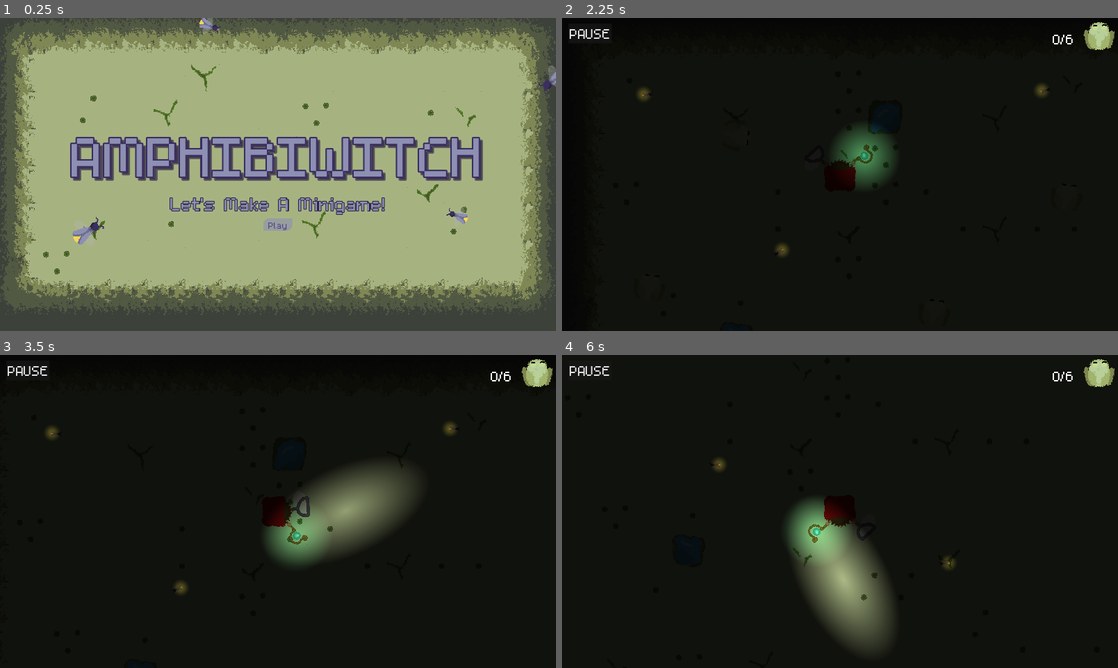
Above: before the commit, frames 1-4 (two rows, left to right).
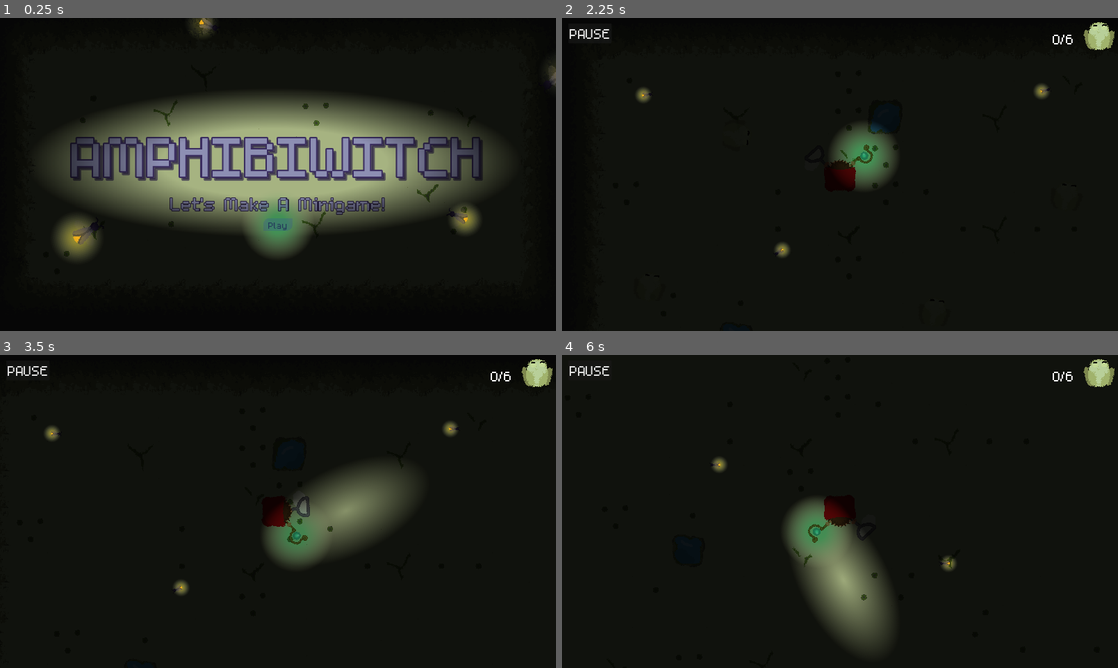
Above: after the commit, the same moments.

Repository: Splashy-Inc/amphibiwitch
Game: Godot game, scene res://SCENES/screen_manager.tscn
Same seed, same stepped clock (60 frames per second), same inputs: the game is played once before the commit and once after it. The engine's default icon, where the game draws it, is replaced by a stand-in: a white triangle on a blue panel in a dark square. Sound files missing from this copy of the repository are replaced by a short silence.
Inputs (mouse positions are in pixels of both pictures, inside the frame that each line leads up to):
- Up to frame 1 (0.25 s): no input
- Up to frame 2 (2.25 s): click "Play" at 0.5 s; click "PAUSE" at 1.25 s; click "Restart" at 2 s
- Up to frame 3 (3.5 s): tap Enter at 2.75 s; move the mouse to (400, 495) at 2.77 s; hold D (right) from 2.78 s (still down); hold Right mouse button (light) from 2.78 s (still down); click (400, 495) at 2.92 s
- Up to frame 4 (6 s): move the mouse to (728, 527) at 3.52 s; release D (right) at 3.53 s; release Right mouse button (light) at 3.53 s; hold S (down) 3.53-4.28 s; right-click (728, 527) at 3.6 s; move the mouse to (895, 442) at 4.27 s; press the mouse at (895, 442) at 4.28 s; hold D (right) 4.28-5.03 s; right-click (895, 442) at 4.55 s; move the mouse to (812, 574) at 5.02 s; release the mouse at (812, 574) at 5.03 s; hold W (up) 5.03-5.78 s; right-click (812, 574) at 5.1 s; click (812, 574) at 5.17 s; move the mouse to (1006, 558) at 5.77 s; hold A (left) from 5.78 s (still down); hold Right mouse button (light) from 5.78 s (still down)

The runs differ from the first frame. In frame 1, 90% of the frame differs, in the area x 0-100%, y 0-100%; in frame 2, 0.2%; in frame 3, 0.6%; in frame 4, 0.7%.

Commit message:
Change all lighting effects to use sprites
Since this prototype doesn't really need actual light2d nodes, decided to redo them as sprites with shaders to allow for better performance on mobile

Diff:
--- a/SCENES/GUI/main_menu.tscn
+++ b/SCENES/GUI/main_menu.tscn
@@ -1,10 +1,13 @@
-[gd_scene load_steps=7 format=3 uid="uid://k7ghjsy8g1k0"]
+[gd_scene load_steps=16 format=3 uid="uid://k7ghjsy8g1k0"]
 
 [ext_resource type="Script" path="res://SCRIPTS/main_menu.gd" id="1_vkagb"]
 [ext_resource type="StyleBox" uid="uid://1mss4twkxib3" path="res://button_box.tres" id="2_y3ir5"]
 [ext_resource type="FontFile" uid="uid://di1ynwh6doxnf" path="res://ASSETS/Font/m5x7.ttf" id="3_mnfv6"]
 [ext_resource type="PackedScene" uid="uid://b7600w3ihvnlg" path="res://SCENES/MainMenu_tilemap_background.tscn" id="3_npyma"]
 [ext_resource type="PackedScene" uid="uid://dtrxpwxa5y3r" path="res://SCENES/firefly.tscn" id="5_wju8h"]
+[ext_resource type="Texture2D" uid="uid://w1hpwnxyhxto" path="res://SCENES/passive_light.tres" id="6_3lo0l"]
+[ext_resource type="Shader" path="res://light.gdshader" id="6_4j71s"]
+[ext_resource type="Shader" path="res://world_light.gdshader" id="7_08fn7"]
 
 [sub_resource type="LabelSettings" id="LabelSettings_nqa2c"]
 font = ExtResource("3_mnfv6")
@@ -15,6 +18,33 @@
 shadow_size = 20
 shadow_color = Color(0.172549, 0.133333, 0.278431, 0.643137)
 shadow_offset = Vector2(10, 10)
+
+[sub_resource type="ShaderMaterial" id="ShaderMaterial_31ixc"]
+shader = ExtResource("6_4j71s")
+shader_parameter/modulate = 1.0
+
+[sub_resource type="ShaderMaterial" id="ShaderMaterial_8lnph"]
+shader = ExtResource("6_4j71s")
+shader_parameter/modulate = 1.0
+
+[sub_resource type="Gradient" id="Gradient_xlx5v"]
+offsets = PackedFloat32Array(0.457143, 1)
+colors = PackedColorArray(1, 1, 1, 1, 1, 1, 1, 0)
+
+[sub_resource type="GradientTexture2D" id="GradientTexture2D_uyl3k"]
+gradient = SubResource("Gradient_xlx5v")
+width = 256
+height = 512
+fill = 1
+fill_from = Vector2(0.521368, 0.405983)
+fill_to = Vector2(0.487179, 0)
+
+[sub_resource type="ShaderMaterial" id="ShaderMaterial_5l7l8"]
+shader = ExtResource("7_08fn7")
+shader_parameter/world_light_color = Color(0, 0, 0, 1)
+
+[sub_resource type="PlaceholderTexture2D" id="PlaceholderTexture2D_nwgo6"]
+size = Vector2(5000, 4000)
 
 [node name="MainMenu" type="Control"]
 custom_minimum_size = Vector2(640, 360)
@@ -65,6 +95,12 @@
 theme_override_font_sizes/font_size = 50
 theme_override_styles/normal = ExtResource("2_y3ir5")
 text = "Play"
+
+[node name="PassiveLightSprite" type="Sprite2D" parent="MenuContent/MenuButtons/PlayButton"]
+z_index = 12
+material = SubResource("ShaderMaterial_31ixc")
+position = Vector2(50, 21)
+texture = ExtResource("6_3lo0l")
 
 [node name="ControlsButton" type="Button" parent="MenuContent/MenuButtons"]
 visible = false
@@ -119,6 +155,20 @@
 rotation = -1.69297
 scale = Vector2(1, 1)
 
+[node name="ActiveLightSprite" type="Sprite2D" parent="MenuContent"]
+z_index = 11
+material = SubResource("ShaderMaterial_8lnph")
+position = Vector2(748, 513)
+rotation = 1.5708
+scale = Vector2(-2.47459, 4.11177)
+texture = SubResource("GradientTexture2D_uyl3k")
+
+[node name="WorldLightSprite" type="Sprite2D" parent="."]
+z_index = 10
+material = SubResource("ShaderMaterial_5l7l8")
+position = Vector2(1352, 1227)
+texture = SubResource("PlaceholderTexture2D_nwgo6")
+
 [connection signal="pressed" from="MenuContent/MenuButtons/PlayButton" to="." method="_on_play_button_pressed"]
 [connection signal="pressed" from="MenuContent/MenuButtons/ControlsButton" to="." method="_on_controls_button_pressed"]
 [connection signal="pressed" from="MenuContent/MenuButtons/QuitButton" to="." method="_on_quit_button_pressed"]
--- a/SCENES/firefly.tscn
+++ b/SCENES/firefly.tscn
@@ -1,7 +1,9 @@
-[gd_scene load_steps=12 format=3 uid="uid://dtrxpwxa5y3r"]
+[gd_scene load_steps=13 format=3 uid="uid://dtrxpwxa5y3r"]
 
 [ext_resource type="Script" path="res://SCRIPTS/firefly.gd" id="1_5j5rq"]
 [ext_resource type="Texture2D" uid="uid://beb2ya8fefyvb" path="res://ASSETS/Art/firefly.png" id="1_bpeie"]
+[ext_resource type="Texture2D" uid="uid://kpubr7xupcwj" path="res://SCENES/firefly_light_texture.tres" id="3_qcv6b"]
+[ext_resource type="Shader" path="res://light.gdshader" id="4_wffx1"]
 
 [sub_resource type="AtlasTexture" id="AtlasTexture_rfwnd"]
 atlas = ExtResource("1_bpeie")
@@ -25,17 +27,9 @@
 "speed": 8.0
 }]
 
-[sub_resource type="Gradient" id="Gradient_axqho"]
-interpolation_mode = 2
-colors = PackedColorArray(1, 1, 1, 1, 0, 0, 0, 1)
-
-[sub_resource type="GradientTexture2D" id="GradientTexture2D_rrrod"]
-gradient = SubResource("Gradient_axqho")
-width = 128
-height = 128
-fill = 1
-fill_from = Vector2(0.5, 0.5)
-fill_to = Vector2(1, 0.5)
+[sub_resource type="ShaderMaterial" id="ShaderMaterial_xk4u7"]
+shader = ExtResource("4_wffx1")
+shader_parameter/modulate = 1.0
 
 [sub_resource type="CircleShape2D" id="CircleShape2D_1ii0q"]
 radius = 48.0
@@ -85,8 +79,7 @@
 script = ExtResource("1_5j5rq")
 
 [node name="Node2D" type="Node2D" parent="."]
-position = Vector2(112.093, -56.0465)
-rotation = 1.14327
+rotation = 0.466003
 
 [node name="AnimatedSprite2D" type="AnimatedSprite2D" parent="Node2D"]
 sprite_frames = SubResource("SpriteFrames_dg7is")
@@ -94,10 +87,17 @@
 frame_progress = 0.598393
 
 [node name="PointLight2D" type="PointLight2D" parent="Node2D"]
+visible = false
 position = Vector2(0, 29)
 color = Color(0.980392, 0.835294, 0.329412, 1)
 energy = 0.5
-texture = SubResource("GradientTexture2D_rrrod")
+texture = ExtResource("3_qcv6b")
+
+[node name="Sprite2D" type="Sprite2D" parent="Node2D"]
+z_index = 11
+material = SubResource("ShaderMaterial_xk4u7")
+position = Vector2(0, 29)
+texture = ExtResource("3_qcv6b")
 
 [node name="Area2D" type="Area2D" parent="Node2D"]
 position = Vector2(0, 29)
--- /dev/null
+++ b/SCENES/firefly_light_texture.tres
@@ -0,0 +1,13 @@
+[gd_resource type="GradientTexture2D" load_steps=2 format=3 uid="uid://kpubr7xupcwj"]
+
+[sub_resource type="Gradient" id="Gradient_axqho"]
+interpolation_mode = 2
+colors = PackedColorArray(0.980392, 0.835294, 0.329412, 1, 1, 1, 1, 0)
+
+[resource]
+gradient = SubResource("Gradient_axqho")
+width = 128
+height = 128
+fill = 1
+fill_from = Vector2(0.5, 0.5)
+fill_to = Vector2(1, 0.5)
--- /dev/null
+++ b/SCENES/passive_light.tres
@@ -0,0 +1,13 @@
+[gd_resource type="GradientTexture2D" load_steps=2 format=3 uid="uid://w1hpwnxyhxto"]
+
+[sub_resource type="Gradient" id="Gradient_5jo1n"]
+offsets = PackedFloat32Array(0.235714, 1)
+colors = PackedColorArray(0.403922, 0.807843, 0.654902, 1, 1, 1, 1, 0)
+
+[resource]
+gradient = SubResource("Gradient_5jo1n")
+width = 256
+height = 256
+fill = 1
+fill_from = Vector2(0.5, 0.5)
+fill_to = Vector2(0, 0.5)
--- a/SCENES/playground.tscn
+++ b/SCENES/playground.tscn
@@ -1,21 +1,36 @@
-[gd_scene load_steps=8 format=3 uid="uid://dhvgc0glasyim"]
+[gd_scene load_steps=12 format=3 uid="uid://dhvgc0glasyim"]
 
 [ext_resource type="Script" path="res://SCRIPTS/playground.gd" id="1_5e8d0"]
 [ext_resource type="PackedScene" uid="uid://b3pegdwcapkhe" path="res://SCENES/tilemap_background.tscn" id="2_fetls"]
+[ext_resource type="Shader" path="res://world_light.gdshader" id="2_k1kh8"]
 [ext_resource type="PackedScene" uid="uid://do6vv53psm4aw" path="res://SCENES/player.tscn" id="3_7v63e"]
 [ext_resource type="PackedScene" uid="uid://ctedc5thhssj2" path="res://SCENES/frog.tscn" id="4_vxm8d"]
 [ext_resource type="PackedScene" uid="uid://dtrxpwxa5y3r" path="res://SCENES/firefly.tscn" id="5_svg8i"]
 [ext_resource type="PackedScene" uid="uid://b77mh17y84d50" path="res://SCENES/GUI/mobile_controls.tscn" id="7_uhrci"]
 [ext_resource type="PackedScene" uid="uid://bvp1lppkqj5qi" path="res://SCENES/GUI/level_ui.tscn" id="8_y8n3e"]
 
+[sub_resource type="ShaderMaterial" id="ShaderMaterial_mwxo7"]
+shader = ExtResource("2_k1kh8")
+shader_parameter/world_light_color = Color(0, 0, 0, 0.901961)
+
+[sub_resource type="ShaderMaterial" id="ShaderMaterial_kkt2g"]
+shader = ExtResource("2_k1kh8")
+shader_parameter/world_light_color = Color(0, 0, 0, 1)
+
+[sub_resource type="PlaceholderTexture2D" id="PlaceholderTexture2D_ikir6"]
+size = Vector2(5000, 4000)
+
 [node name="Playground" type="Node" node_paths=PackedStringArray("mobile_controls")]
 script = ExtResource("1_5e8d0")
 mobile_controls = NodePath("MobileControls")
 
 [node name="WorldModulate" type="CanvasModulate" parent="."]
-color = Color(0, 0, 0, 1)
+visible = false
+z_index = 100
+material = SubResource("ShaderMaterial_mwxo7")
 
 [node name="WorldLight" type="DirectionalLight2D" parent="."]
+visible = false
 energy = 0.1
 
 [node name="TileMapBackground" parent="." instance=ExtResource("2_fetls")]
@@ -102,4 +117,8 @@
 
 [node name="LevelUI" parent="." instance=ExtResource("8_y8n3e")]
 
-[node name="Node2D" type="Node2D" parent="."]
+[node name="WorldLightSprite" type="Sprite2D" parent="."]
+z_index = 10
+material = SubResource("ShaderMaterial_kkt2g")
+position = Vector2(1352, 1227)
+texture = SubResource("PlaceholderTexture2D_ikir6")
--- a/SCENES/staff.tscn
+++ b/SCENES/staff.tscn
@@ -1,9 +1,11 @@
-[gd_scene load_steps=12 format=4 uid="uid://vgklta6kvogj"]
+[gd_scene load_steps=14 format=4 uid="uid://vgklta6kvogj"]
 
 [ext_resource type="Script" path="res://SCRIPTS/staff.gd" id="1_l6354"]
 [ext_resource type="Texture2D" uid="uid://b4n6irf1jephl" path="res://icon.svg" id="1_qdlpt"]
 [ext_resource type="Texture2D" uid="uid://chame0653mo4c" path="res://ASSETS/Art/staff.png" id="1_sswp8"]
 [ext_resource type="Texture2D" uid="uid://d0ndhw46d2s4r" path="res://SCENES/active_light_texture.tres" id="4_360uc"]
+[ext_resource type="Texture2D" uid="uid://w1hpwnxyhxto" path="res://SCENES/passive_light.tres" id="4_ggqr7"]
+[ext_resource type="Shader" path="res://light.gdshader" id="5_6bqmo"]
 [ext_resource type="AudioStream" uid="uid://b5fep0qqjvstp" path="res://ASSETS/Audio/staff_active.ogg" id="5_h5ium"]
 
 [sub_resource type="TileSetAtlasSource" id="TileSetAtlasSource_y5hcc"]
@@ -76,22 +78,19 @@
 [sub_resource type="TileSet" id="TileSet_3jiyq"]
 sources/0 = SubResource("TileSetAtlasSource_y5hcc")
 
-[sub_resource type="Gradient" id="Gradient_5jo1n"]
-colors = PackedColorArray(1, 1, 1, 1, 0, 0, 0, 1)
+[sub_resource type="ShaderMaterial" id="ShaderMaterial_sejfs"]
+shader = ExtResource("5_6bqmo")
+shader_parameter/modulate = 1.0
 
-[sub_resource type="GradientTexture2D" id="GradientTexture2D_p4ihi"]
-gradient = SubResource("Gradient_5jo1n")
-width = 256
-height = 256
-fill = 1
-fill_from = Vector2(0.5, 0.5)
-fill_to = Vector2(0, 0.5)
+[sub_resource type="ShaderMaterial" id="ShaderMaterial_nr7np"]
+shader = ExtResource("5_6bqmo")
+shader_parameter/modulate = 1.0
 
-[sub_resource type="Gradient" id="Gradient_xlx5v"]
-colors = PackedColorArray(1, 1, 1, 1, 0, 0, 0, 0)
+[sub_resource type="Gradient" id="Gradient_2v4ng"]
+colors = PackedColorArray(1, 1, 1, 1, 1, 1, 1, 0)
 
 [sub_resource type="GradientTexture2D" id="GradientTexture2D_hdb2i"]
-gradient = SubResource("Gradient_xlx5v")
+gradient = SubResource("Gradient_2v4ng")
 width = 256
 height = 512
 fill = 1
@@ -115,24 +114,33 @@
 texture = ExtResource("1_sswp8")
 
 [node name="PassiveLight" type="PointLight2D" parent="."]
+visible = false
 position = Vector2(9, -20)
 color = Color(0.403922, 0.807843, 0.654902, 1)
 range_item_cull_mask = 2
-texture = SubResource("GradientTexture2D_p4ihi")
+texture = ExtResource("4_ggqr7")
+
+[node name="PassiveLightSprite" type="Sprite2D" parent="."]
+z_index = 12
+material = SubResource("ShaderMaterial_sejfs")
+position = Vector2(9, -20)
+texture = ExtResource("4_ggqr7")
 
 [node name="ActiveLightArea" type="Area2D" parent="."]
 collision_layer = 0
 collision_mask = 4
 
 [node name="ActiveLight" type="PointLight2D" parent="ActiveLightArea"]
+visible = false
 position = Vector2(-75, -106)
 rotation = -0.654362
 shadow_item_cull_mask = 2
 texture = ExtResource("4_360uc")
 texture_scale = 1.5
 
-[node name="Sprite2D" type="Sprite2D" parent="ActiveLightArea"]
-visible = false
+[node name="ActiveLightSprite" type="Sprite2D" parent="ActiveLightArea"]
+z_index = 11
+material = SubResource("ShaderMaterial_nr7np")
 position = Vector2(-75, -106)
 rotation = -0.654498
 scale = Vector2(1.5, 1.5)
--- a/SCRIPTS/staff.gd
+++ b/SCRIPTS/staff.gd
@@ -2,27 +2,31 @@
 
 class_name Staff
 
-@onready var active_light: PointLight2D = $ActiveLightArea/ActiveLight
+@onready var active_light: Sprite2D = $ActiveLightArea/ActiveLightSprite
 @onready var active_area: CollisionPolygon2D = $ActiveLightArea/CollisionPolygon2D
-@onready var passive_light: PointLight2D = $PassiveLight
+@onready var passive_light: Sprite2D = $PassiveLightSprite
 @onready var active_sound: AudioStreamPlayer = $ActiveSound
+@onready var tile_map_background: Node2D = $TileMapBackground
+
 
 const energy_use_per_second = .3
+var energy = 1.0
 
 var active := false
 
 # Called when the node enters the scene tree for the first time.
 func _ready() -> void:
-	pass # Replace with function body.
+	tile_map_background.hide()
 
 # Called every frame. 'delta' is the elapsed time since the previous frame.
 func _process(delta: float) -> void:
 	var energy_mod = 2.0
 	if active:
 		energy_mod = -1.0
-	passive_light.energy = clamp(passive_light.energy + delta * energy_mod * energy_use_per_second, 0.0, 1.0)
-	active_light.energy = passive_light.energy
-	active_light.visible = active and passive_light.energy > 0.0
+	energy = clamp(energy + delta * energy_mod * energy_use_per_second, 0.0, 1.0)
+	active_light.material.set_shader_parameter("modulate", energy)
+	passive_light.material.set_shader_parameter("modulate", energy)
+	active_light.visible = active and energy > 0.0
 	active_area.disabled = not active_light.visible
 	if active_sound.playing != active_light.visible:
 		active_sound.playing = active_light.visible
--- /dev/null
+++ b/light.gdshader
@@ -0,0 +1,22 @@
+shader_type canvas_item;
+
+uniform sampler2D screen_texture: hint_screen_texture, repeat_disable, filter_nearest;
+uniform float modulate = 1.0;
+
+void vertex() {
+	// Called for every vertex the material is visible on.
+}
+
+void fragment() {
+	vec4 screen_color = texture(screen_texture, SCREEN_UV);
+	vec4 texture_color = texture(TEXTURE, UV);
+	if(texture_color.a > 0.0){
+		COLOR = screen_color * texture_color;
+		COLOR.a *= modulate;
+	}
+}
+
+//void light() {
+	// Called for every pixel for every light affecting the CanvasItem.
+	// Uncomment to replace the default light processing function with this one.
+//}
--- /dev/null
+++ b/world_light.gdshader
@@ -0,0 +1,18 @@
+shader_type canvas_item;
+
+uniform sampler2D screen_texture: hint_screen_texture, repeat_disable, filter_nearest;
+uniform vec4 world_light_color: source_color;
+
+void vertex() {
+	// Called for every vertex the material is visible on.
+}
+
+void fragment() {
+	vec4 screen_color = texture(screen_texture, SCREEN_UV);
+	COLOR = mix(screen_color, world_light_color, .9);
+}
+
+//void light() {
+	// Called for every pixel for every light affecting the CanvasItem.
+	// Uncomment to replace the default light processing function with this one.
+//}
